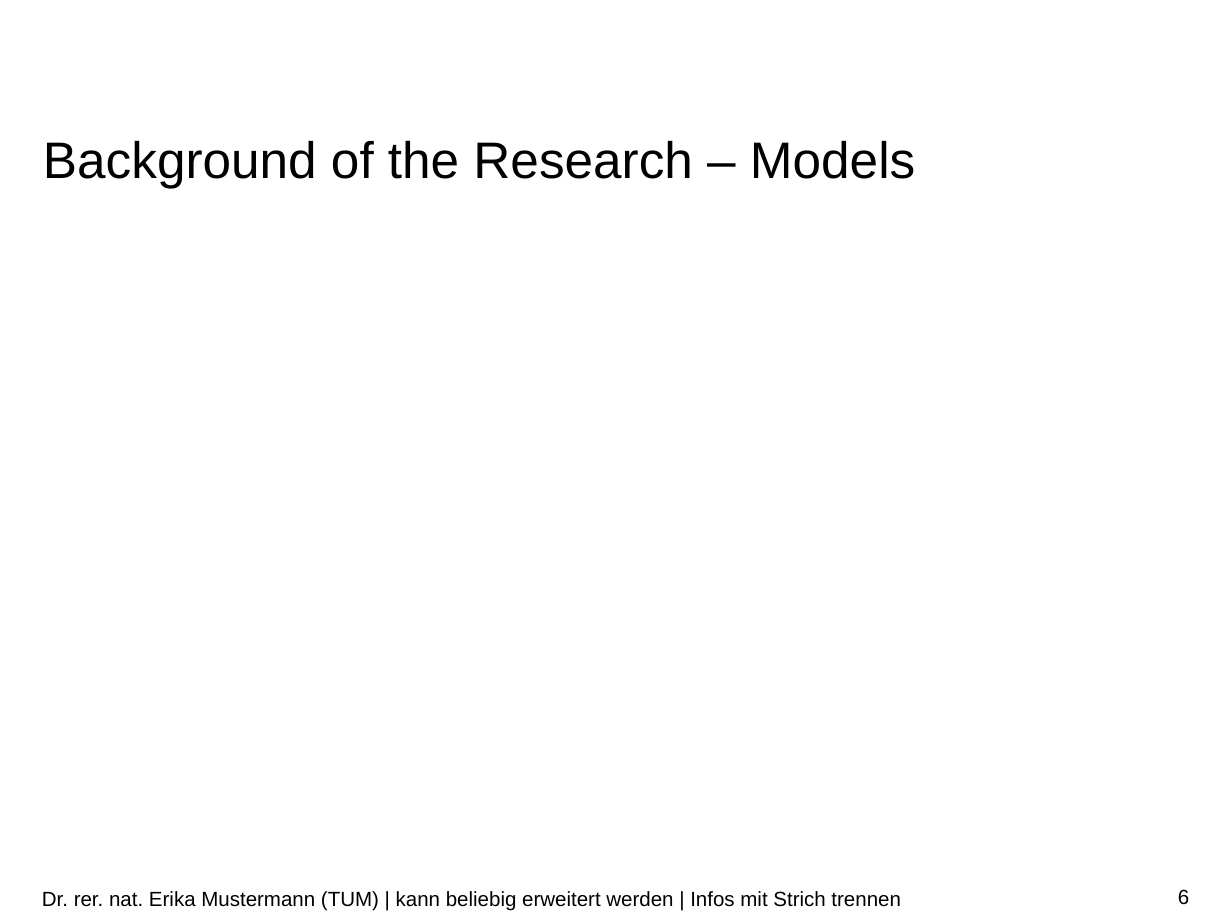
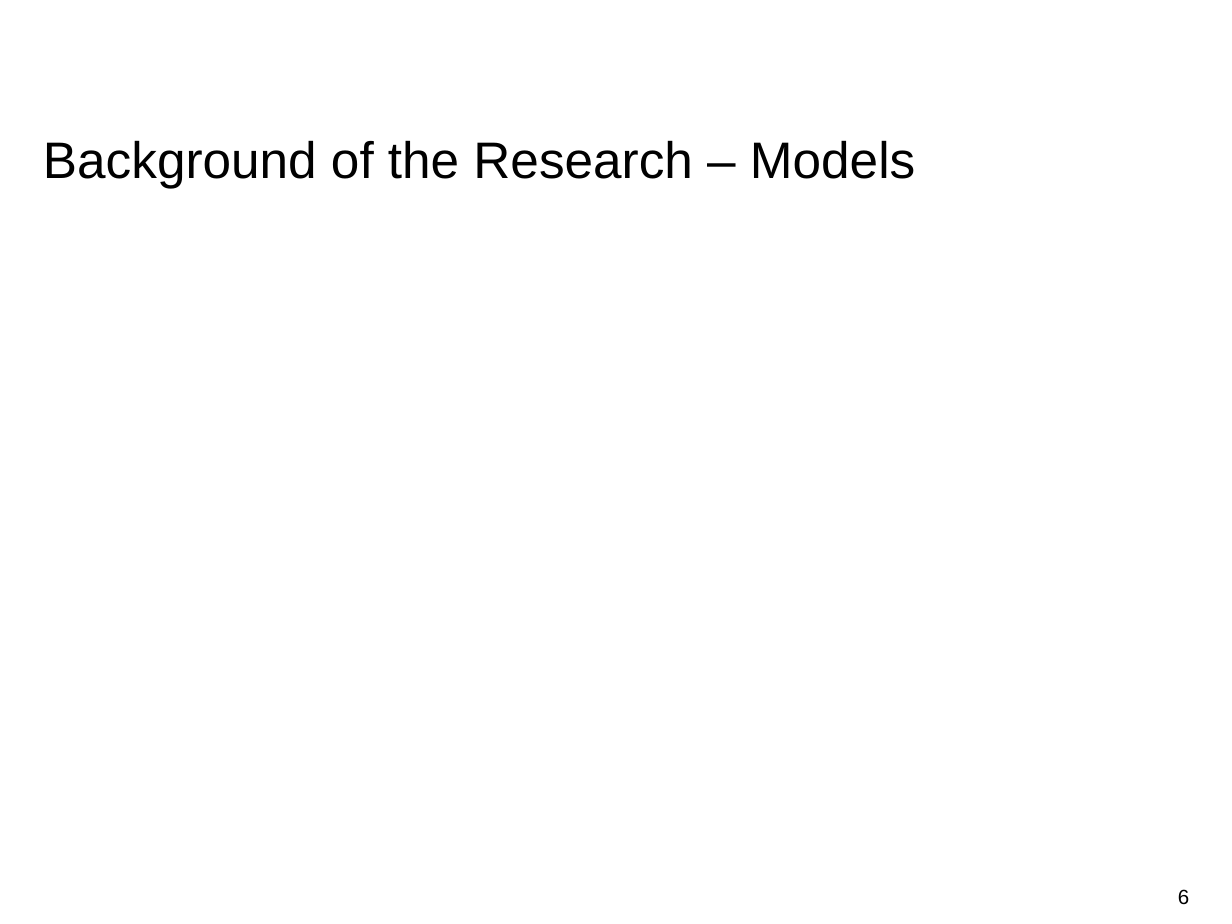
Before and after one commit to jingyi0126/Praktikum_Machine_Learning_in_Crowd_Modelling_and_Simulation, a slide deck: slide 6 of final project/Part_1-2-4.pptx. Drawn at 1232x924 pixels with LibreOffice and Linux fonts; fonts in the diff are those of the drawing; grey boxes stand for pictures; background and template pictures are left out. Boxes give left, top, right and bottom in pixels: in the first picture for what was removed or moved away, otherwise in the second. Text is boxed around its words. In the diff, an @@ line names an element or a change of style, - is before the commit and + after.

```diff
--- a/final project/Part_1-2-4.pptx
+++ b/final project/Part_1-2-4.pptx
@@ text removed at (x1=42, y1=891, x2=900, y2=911) @@
-Dr. rer. nat. Erika Mustermann (TUM) | kann beliebig erweitert werden | Infos mit Strich trennen
```
Also in this commit, not shown: 3 other slides changed, 4 slides added, 4 slides removed.
